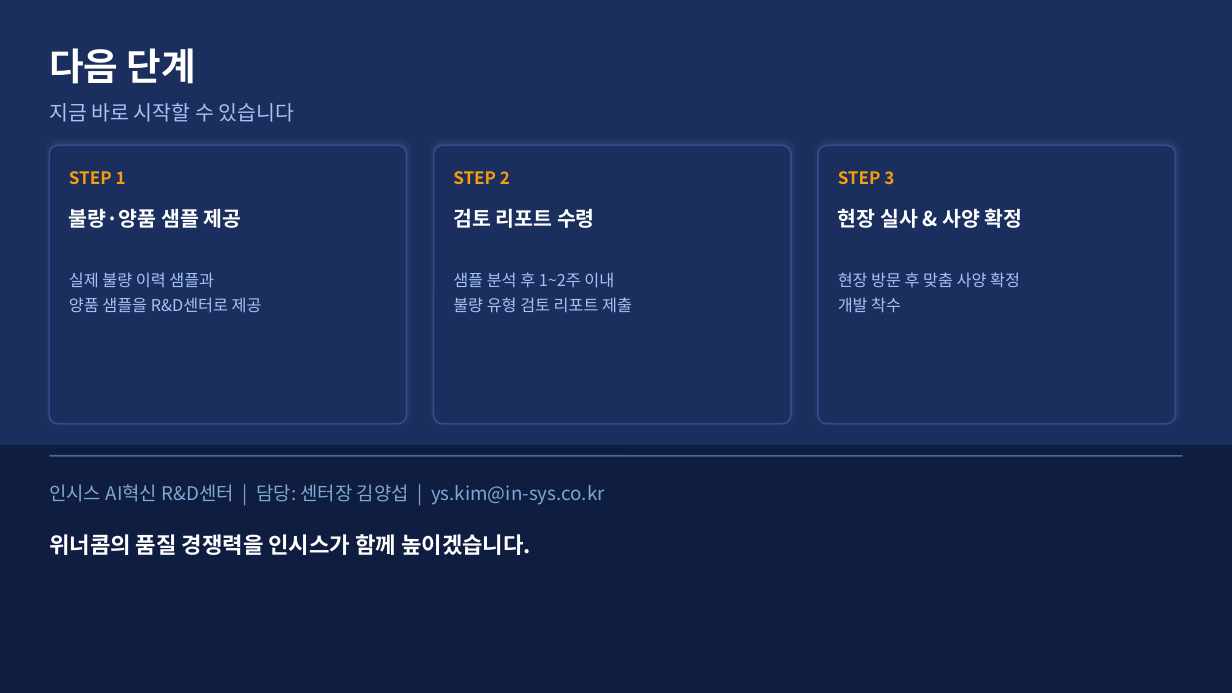
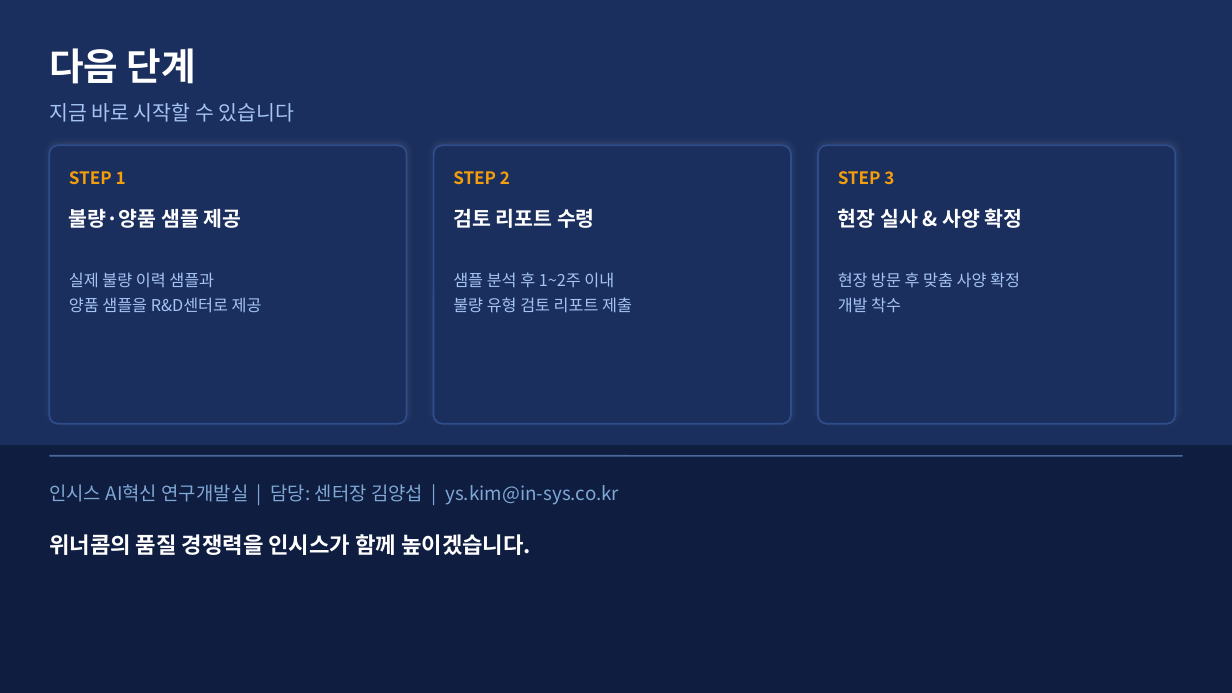
Before and after one commit to Insys-HQ/Insys-review, a slide deck: slide 12 of winnercom.pptx. Drawn at 1232x693 pixels with LibreOffice and Linux fonts; fonts in the diff are those of the drawing. Boxes give left, top, right and bottom in pixels: in the first picture for what was removed or moved away, otherwise in the second. Text is boxed around its words. In the diff, an @@ line names an element or a change of style, - is before the commit and + after.

Commit message:
Update winnercom.pptx - dept name to 연구개발실

```diff
--- a/winnercom.pptx
+++ b/winnercom.pptx
@@ text at (49,484,619,505): text changed @@
-인시스 AI혁신 R&D센터 | 담당: 센터장 김양섭 | ys.kim@in-sys.co.kr
+인시스 AI혁신 연구개발실 | 담당: 센터장 김양섭 | ys.kim@in-sys.co.kr
```
Also in this commit, not shown: 1 other slide changed.
